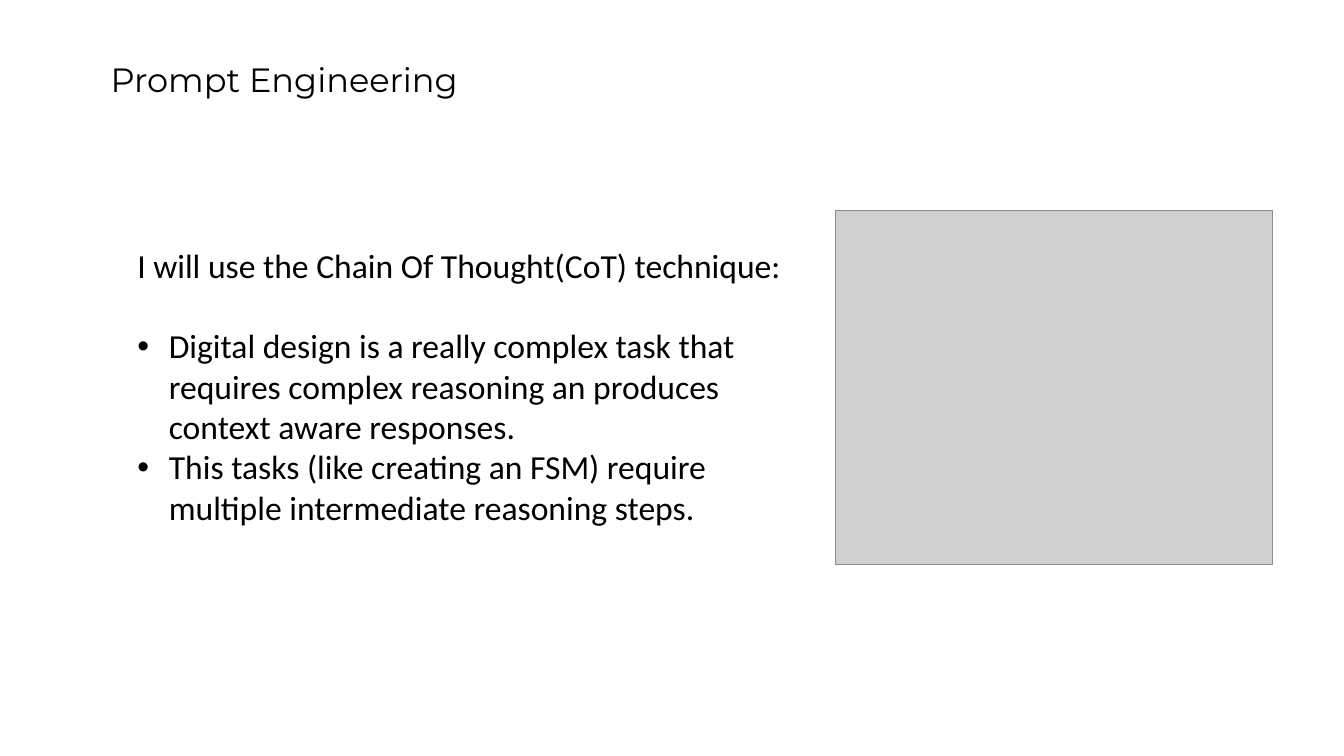
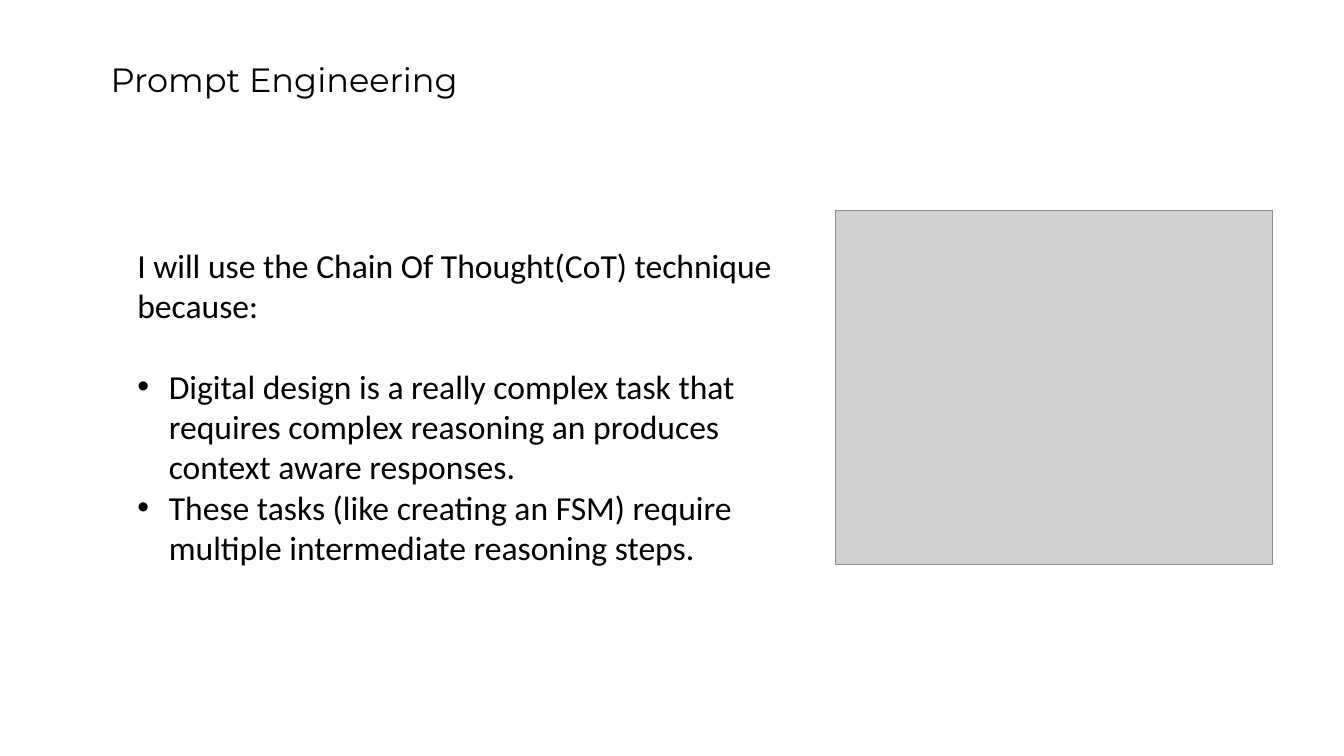
Before and after one commit to Lefteris-B/SystemsGenesis_wishbone_hw_trojan, a slide deck: slide 4 of presentation/CSAW_2023_first_stage.pptx. Drawn at 1344x756 pixels with LibreOffice and Linux fonts; fonts in the diff are those of the drawing; grey boxes stand for pictures. Boxes give left, top, right and bottom in pixels: in the first picture for what was removed or moved away, otherwise in the second. Text is boxed around its words. In the diff, an @@ line names an element or a change of style, - is before the commit and + after.

```diff
--- a/presentation/CSAW_2023_first_stage.pptx
+++ b/presentation/CSAW_2023_first_stage.pptx
@@ text at box(137, 253, 772, 319): text changed @@
-I will use the Chain Of Thought(CoT) technique:
+I will use the Chain Of Thought(CoT) technique because:
@@ text at box(169, 495, 732, 566): text changed @@
-• This tasks (like creating an FSM) require multiple intermediate reasoning steps.
+• These tasks (like creating an FSM) require multiple intermediate reasoning steps.
```
Also in this commit, not shown: 4 other slides changed, 3 slides added, 4 slides removed, 1 other file.
